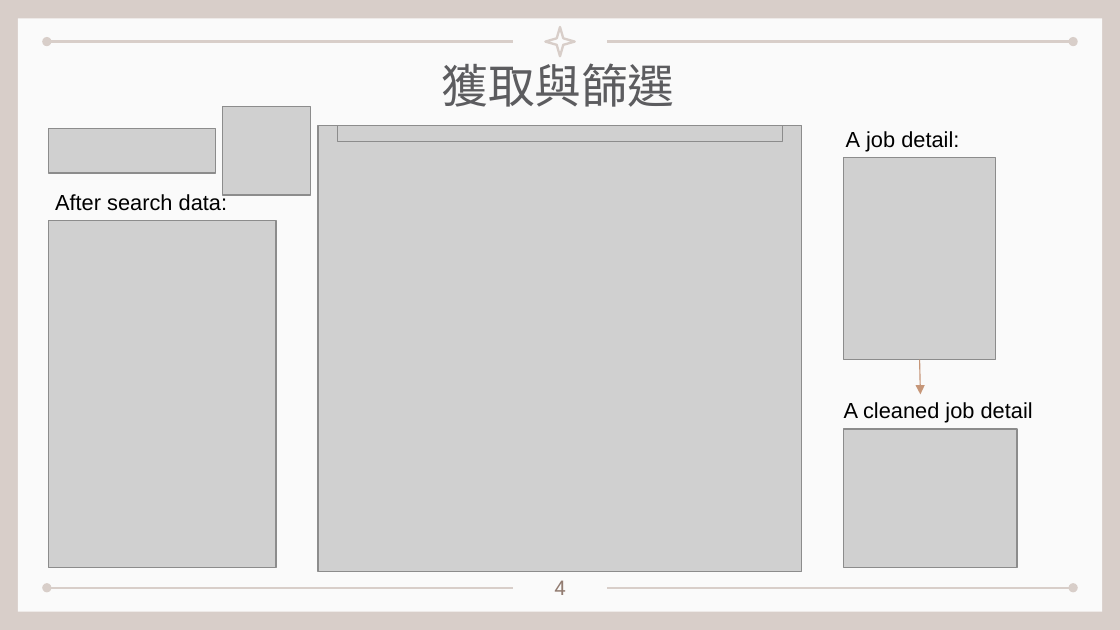
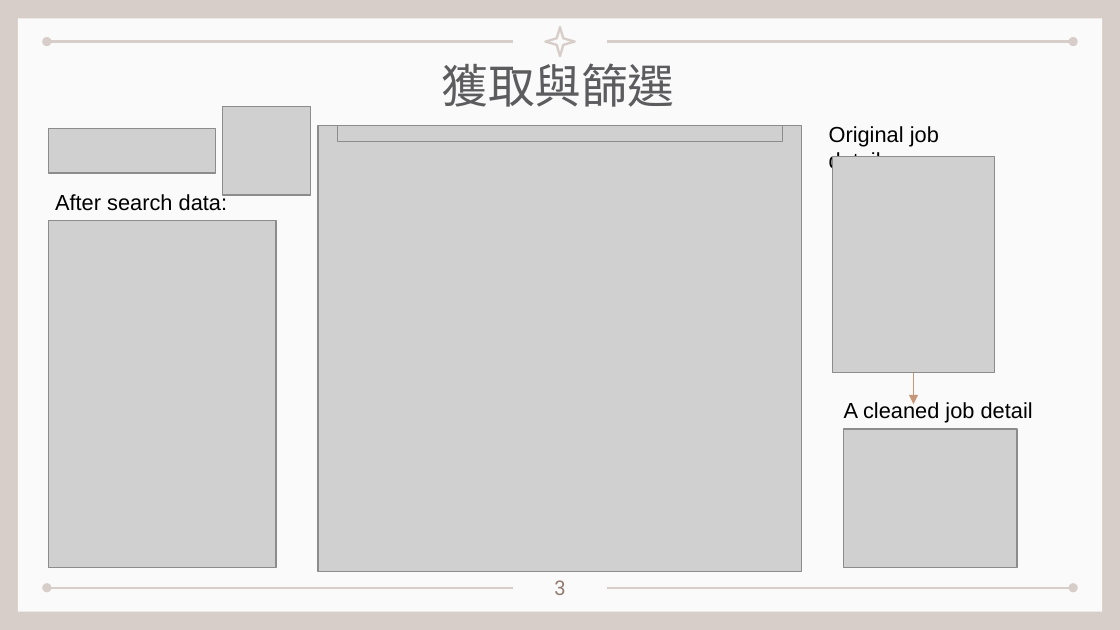
Before and after one commit to kionce57/Taiwan_Job_Market_Analysis, a slide deck: slide 4 of 程式介紹與展示.pptx. Drawn at 1120x630 pixels with LibreOffice and Linux fonts; fonts in the diff are those of the drawing; grey boxes stand for pictures. Boxes give left, top, right and bottom in pixels: in the first picture for what was removed or moved away, otherwise in the second. Text is boxed around its words. In the diff, an @@ line names an element or a change of style, - is before the commit and + after.

```diff
--- a/程式介紹與展示.pptx
+++ b/程式介紹與展示.pptx
@@ text at [829,126,939,173]: text changed @@
-A job detail:
+Original job detail:
@@ picture: place and size @@
-picture at [843,158,995,360]
+picture at [832,157,995,373]
@@ arrow moved from (920, 360) - (921, 394) to (914, 373) - (914, 404) @@
@@ text at [554,580,565,595]: text changed @@
-4
+3
```
Also in this commit, not shown: 8 other slides changed.
